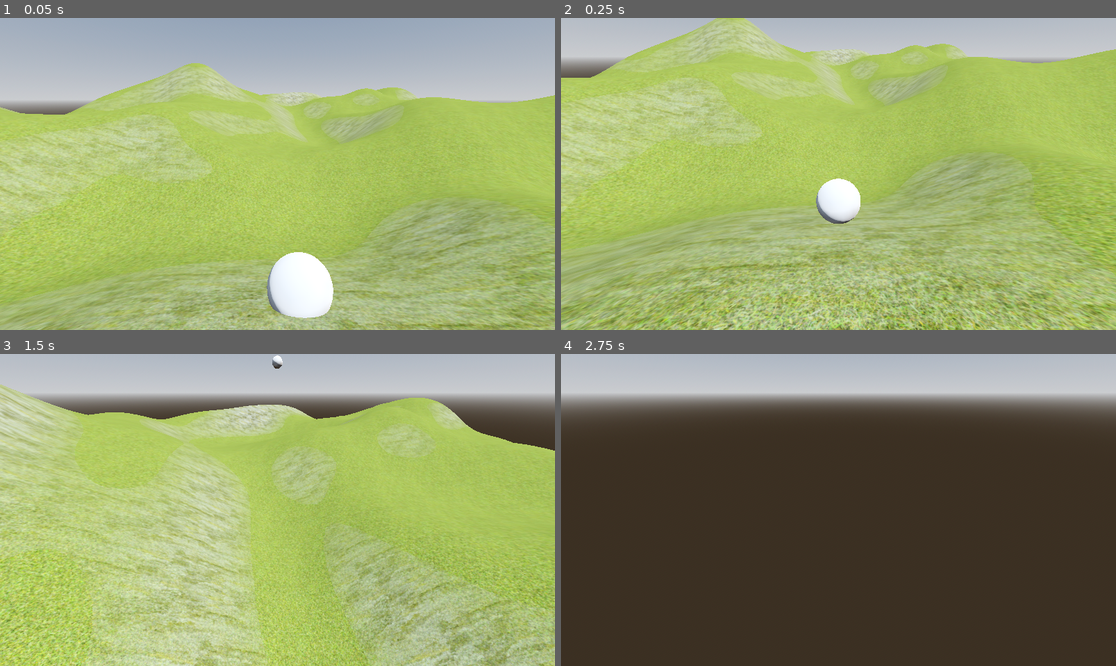
Above: before the commit, frames 1-4 (two rows, left to right).
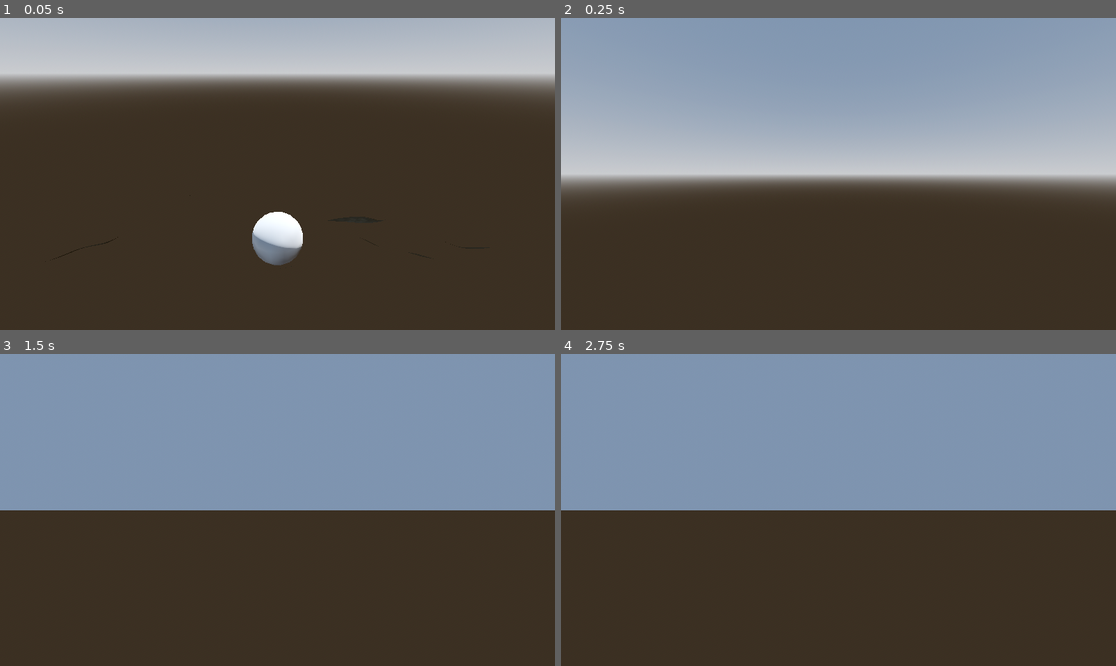
Above: after the commit, the same moments.

Repository: Elysaveth/inbound-shovel-gamejam
Game: Godot game, scene res://main.tscn
Two runs of this game, one before a commit and one after it. Both use one fixed random seed, a clock stepped at 60 frames per second and the inputs below.
Inputs (mouse positions are in pixels of both pictures, inside the frame that each line leads up to):
- Up to frame 1 (0.05 s): no input
- Up to frame 2 (0.25 s): no input
- Up to frame 3 (1.5 s): move the mouse to (305, 510) at 0.52 s; hold Shift (sprint) 0.53-1.28 s; hold W (move_forward) from 0.53 s (still down); tap Space (jump) at 0.77 s; move the mouse to (249, 510) at 1.27 s; tap Shift (sprint) at 1.35 s
- Up to frame 4 (2.75 s): keep holding W (move_forward); tap Space (jump) at 1.52 s; tap Enter at 2 s; move the mouse to (849, 503) at 2.02 s; hold Shift (sprint) from 2.03 s (still down)

The runs differ from the first frame. In frame 1, 82% of the frame differs, in the area x 0-100%, y 14-100%; in frame 2, 100%; in frame 3, 100%, in the area x 0-100%, y 0-100%; in frame 4, 50%.

Commit message:
Improved player controller. Next is world generation

Diff:
--- a/Player Controller/Player/Ball.gd
+++ b/Player Controller/Player/Ball.gd
@@ -1,13 +1,18 @@
 extends RigidBody3D
 
 @export_group("Movement")
-@export var rolling_speed := 5
+@export var rolling_speed : float = 40.0
+var rolling_force := rolling_speed
 var is_running := false
 
 @export_group("Camera")
 @export var look_sensitivity : float = 0.5
 
-@onready var camera : Camera3D = $CameraRig/Camera
+var fordward_orientation : Vector2
+var sideways_orientation : Vector2
+
+var new_angular_v_x : float
+var new_angular_v_z : float
 
 func _ready():
 	$CameraRig.top_level = true
@@ -15,7 +20,7 @@
 	Input.mouse_mode = Input.MOUSE_MODE_CAPTURED
 
 func _physics_process(delta):
-	var rolling_force = rolling_speed
+	rolling_force = rolling_speed
 
 	# Camera follow
 	$CameraRig.global_transform.origin = lerp(
@@ -23,16 +28,32 @@
 		global_transform.origin,
 		0.1
 	)
-	$CameraRig.global_transform.basis.z = lerp(
-		$CameraRig.global_transform.basis.z,
-		Vector3(-linear_velocity.x, 0, -linear_velocity.z).normalized(),
-		look_sensitivity
-	)
-	$CameraRig.global_transform.basis.x = lerp(
-		$CameraRig.global_transform.basis.x,
-		Vector3(linear_velocity.z, 0, -linear_velocity.x).normalized(),
-		look_sensitivity
-	)
+	#print(linear_velocity.length())
+	if (linear_velocity.length() > 0.1):
+		$CameraRig.global_transform.basis.z = lerp(
+			$CameraRig.global_transform.basis.z,
+			Vector3(-linear_velocity.x, 0, -linear_velocity.z).normalized(),
+			look_sensitivity * (clampf(linear_velocity.length(), 0.1, 1.1) - 0.1)
+		)
+		$CameraRig.global_transform.basis.x = lerp(
+			$CameraRig.global_transform.basis.x,
+			Vector3(linear_velocity.z, 0, -linear_velocity.x).normalized(),
+			look_sensitivity * (clampf(linear_velocity.length(), 0.1, 1.1) - 0.1)
+		)
+	if ($CameraRig.global_transform.basis.x.x + $CameraRig.global_transform.basis.x.z != 0):
+		fordward_orientation = Vector2(
+			$CameraRig.global_transform.basis.x.x / ($CameraRig.global_transform.basis.x.x + $CameraRig.global_transform.basis.x.z),
+			$CameraRig.global_transform.basis.x.z / ($CameraRig.global_transform.basis.x.x + $CameraRig.global_transform.basis.x.z)
+		)
+	else:
+		fordward_orientation = Vector2(0, 0)
+	if ($CameraRig.global_transform.basis.z.x + $CameraRig.global_transform.basis.z.z != 0):
+		sideways_orientation = Vector2(
+			$CameraRig.global_transform.basis.z.x / ($CameraRig.global_transform.basis.z.x + $CameraRig.global_transform.basis.z.z),
+			$CameraRig.global_transform.basis.z.z / ($CameraRig.global_transform.basis.z.x + $CameraRig.global_transform.basis.z.z)
+		)
+	else:
+		fordward_orientation = Vector2(0, 0)
 
 	$FloorCheck.global_transform.origin = global_transform.origin
 
@@ -40,14 +61,37 @@
 		rolling_force = rolling_force * 1.5
 		is_running = false
 
+
 	if Input.is_action_pressed("move_forward"):
-		linear_velocity *= 1 + (rolling_force * delta)
+		#print("Before:")
+		#print(linear_velocity)
+		#print(angular_velocity)
+		#print(fordward_orientation)
+		new_angular_v_x = angular_velocity.x * (1 + abs(fordward_orientation.x) * rolling_force * delta * sign(fordward_orientation.x))
+		angular_velocity.x = new_angular_v_x
+		new_angular_v_z = angular_velocity.z * (1 + abs(fordward_orientation.y) * rolling_force * delta * sign(fordward_orientation.y))
+		angular_velocity.z = new_angular_v_z
+		#print("After:")
+		#print(linear_velocity)
+		#print(angular_velocity)
+		#print(sideways_orientation)
 	elif Input.is_action_pressed("move_back"):
-		linear_velocity /= 1 + (rolling_force * delta)
+		new_angular_v_x = angular_velocity.x * (1 - abs(fordward_orientation.x) * rolling_force / 10 * delta * sign(fordward_orientation.x))
+		angular_velocity.x = new_angular_v_x if sign(angular_velocity.x) == sign(new_angular_v_x) else 0.0
+		new_angular_v_z = angular_velocity.z * (1 - abs(fordward_orientation.y) * rolling_force / 10 * delta * sign(fordward_orientation.y))
+		angular_velocity.z = new_angular_v_z if sign(angular_velocity.z) == sign(new_angular_v_z) else 0.0
 	if Input.is_action_pressed("move_left"):
-		linear_velocity -= rolling_force * delta
+		print("Going left")
+		print(sideways_orientation)
+		print(angular_velocity)
+		angular_velocity.x = angular_velocity.x * (1 + abs(sideways_orientation.x) * rolling_force * delta * sign(sideways_orientation.x))
+		angular_velocity.z = angular_velocity.z * (1 + abs(sideways_orientation.y) * rolling_force * delta * sign(sideways_orientation.y))
+		print(angular_velocity)
 	elif Input.is_action_pressed("move_right"):
-		linear_velocity += rolling_force * delta
+		angular_velocity.x = angular_velocity.x * (1 + abs(sideways_orientation.x) * rolling_force * delta * sign(sideways_orientation.x))
+		angular_velocity.z = angular_velocity.z * (1 + abs(sideways_orientation.y) * rolling_force * delta * sign(sideways_orientation.y))
+
+	angular_velocity = angular_velocity.clamp(angular_velocity.normalized() * -20, angular_velocity.normalized() * 20)
 
 		# Mouse
 	if Input.is_action_just_pressed("ui_cancel"):
--- a/ProceduralGeneration/terrain_generation.gd
+++ b/ProceduralGeneration/terrain_generation.gd
@@ -31,7 +31,7 @@
 		vertex.y = get_noise_y(vertex.x, vertex.z)
 		data.set_vertex(i, vertex)
 
-	array_plane.clear_surfaces()
+		array_plane.clear_surfaces()
 	data.commit_to_surface(array_plane)
 	surface.begin(Mesh.PRIMITIVE_TRIANGLES)
 	surface.create_from(array_plane, 0)
@@ -43,6 +43,9 @@
 	mesh.cast_shadow = GeometryInstance3D.SHADOW_CASTING_SETTING_OFF
 	#mesh.add_to_group("NavSource") # (Optional) Used for navigation
 	add_child(mesh)
+	mesh.global_rotate(Vector3.LEFT, 60)
+	#mesh.global_transform.basis.z = Vector3(0.0, sqrt(3.0) / 2.0, 1.0 / 2.0).normalized()
+	#mesh.global_transform.basis.y = Vector3(0.0, sqrt(3.0) / 2.0, 1.0 / 2.0).normalized()
 
 func get_noise_y(x: float, z: float) -> float:
 	var value := noise.get_noise_2d(x, z)
--- a/main.tscn
+++ b/main.tscn
@@ -34,3 +34,4 @@
 noise = SubResource("FastNoiseLite_0xm2m")
 
 [node name="Ball" parent="." instance=ExtResource("4_1bvp3")]
+transform = Transform3D(1.04119, 0, 0, 0, 1.04119, 0, 0, 0, 1.04119, 0, 18.4688, 0)
